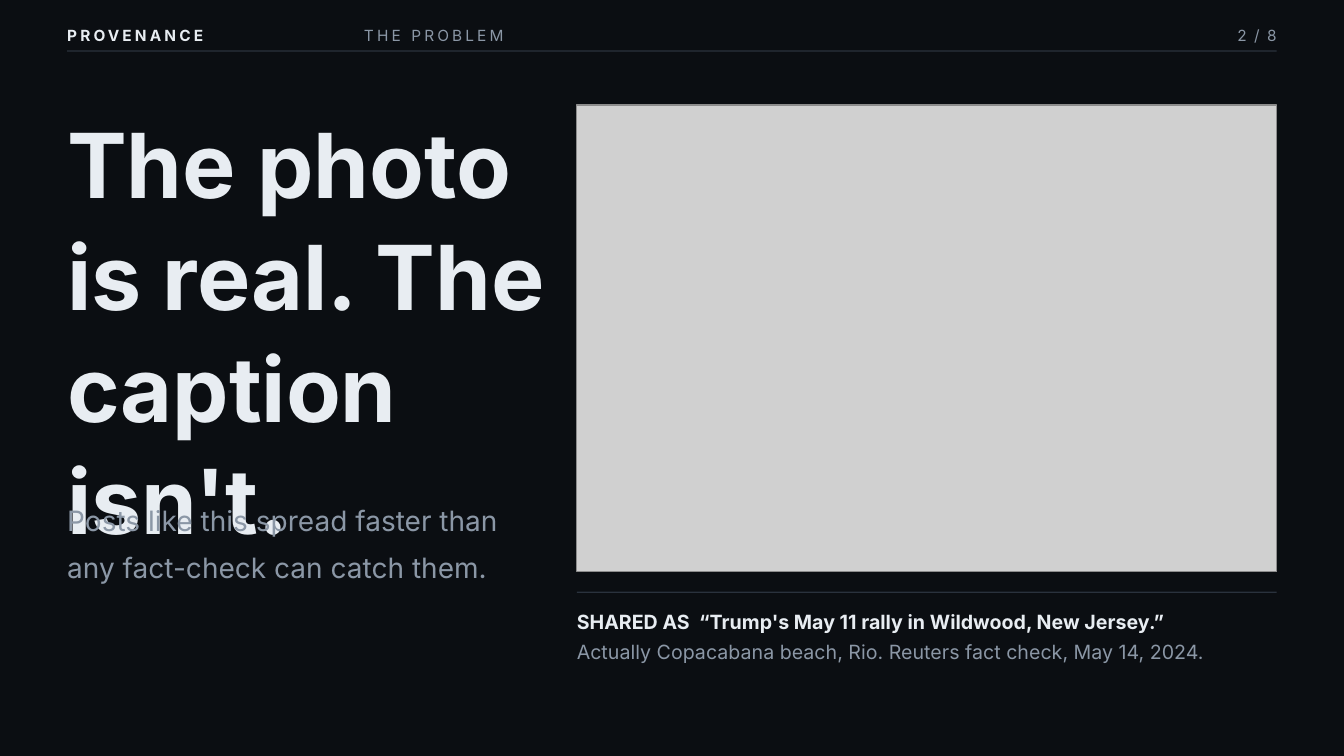
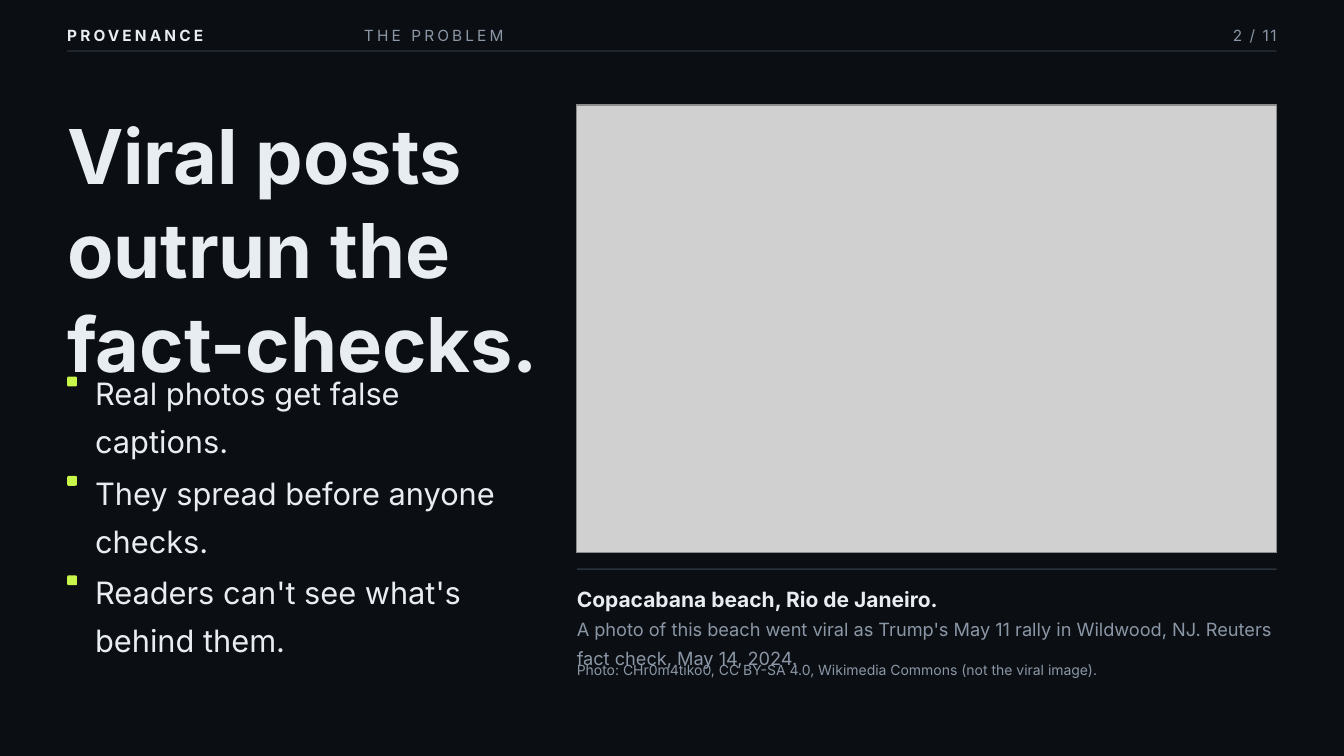
Before and after one commit to michaelnjoku347/Provenance, a slide deck: slide 2 of docs/pitch/Provenance-pitch.pptx. Drawn at 1344x756 pixels with LibreOffice and Linux fonts; fonts in the diff are those of the drawing; grey boxes stand for pictures. Boxes give left, top, right and bottom in pixels: in the first picture for what was removed or moved away, otherwise in the second. Text is boxed around its words. In the diff, an @@ line names an element or a change of style, - is before the commit and + after.

```diff
--- a/docs/pitch/Provenance-pitch.pptx
+++ b/docs/pitch/Provenance-pitch.pptx
@@ text at <box>1233,29,1277,41</box>: text changed @@
-2 / 8
+2 / 11
@@ picture: place and size @@
-picture at <box>577,105,1276,572</box>
+picture at <box>577,105,1276,553</box>
@@ text at <box>67,126,538,388</box>: text changed; size 64 to 54 pt @@
-The photo is real. The caption isn't.
+Viral posts outrun the fact-checks.
@@ rounded rectangle added at <box>68,377,78,387</box>, fill #C8F54A @@
@@ text added at <box>95,381,400,460</box>, 22 pt, text #E8EDF2 @@
+Real photos get false captions.
@@ rounded rectangle added at <box>68,476,78,486</box>, fill #C8F54A @@
@@ text removed at <box>67,507,497,584</box> @@
-Posts like this spread faster than any fact-check can catch them.
@@ text added at <box>95,481,495,554</box>, 22 pt, text #E8EDF2 @@
+They spread before anyone checks.
@@ rectangle: place and size @@
-rectangle at <box>577,592,1276,593</box>
+rectangle at <box>577,569,1276,570</box>
@@ rounded rectangle added at <box>68,576,78,586</box>, fill #C8F54A @@
@@ text added at <box>95,581,461,653</box>, 22 pt, text #E8EDF2 @@
+Readers can't see what's behind them.
@@ text at <box>577,591,938,612</box>: text changed; size 14 to 15 pt; text colour #8B97A6 to #E8EDF2; bold on @@
-Actually Copacabana beach, Rio. Reuters fact check, May 14, 2024.
+Copacabana beach, Rio de Janeiro.
@@ text at <box>577,622,1272,670</box>: text changed; size 14 to 13 pt; text colour #E8EDF2 to #8B97A6; bold off @@
-SHARED AS “Trump's May 11 rally in Wildwood, New Jersey.”
+A photo of this beach went viral as Trump's May 11 rally in Wildwood, NJ. Reuters fact check, May 14, 2024.
@@ text added at <box>577,663,1097,678</box>, 10 pt, text #8B97A6 @@
+Photo: CHr0m4tiko0, CC BY-SA 4.0, Wikimedia Commons (not the viral image).
```
Also in this commit, not shown: 4 other slides changed, 5 slides added, 2 slides removed, 16 other files.
